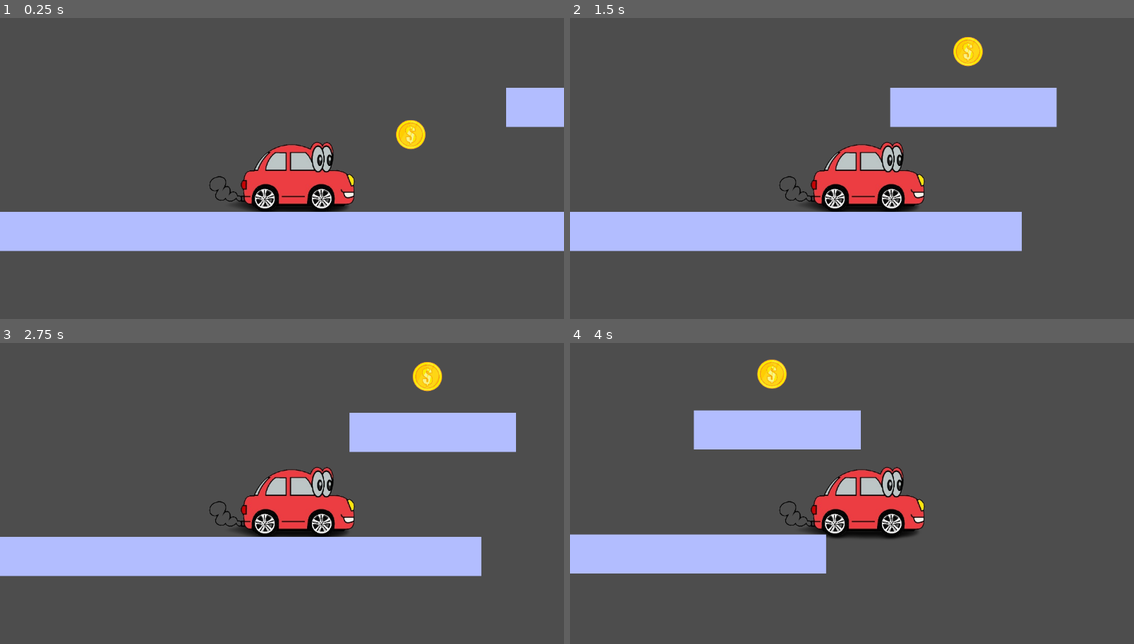
Above: before the commit, frames 1-4 (two rows, left to right).
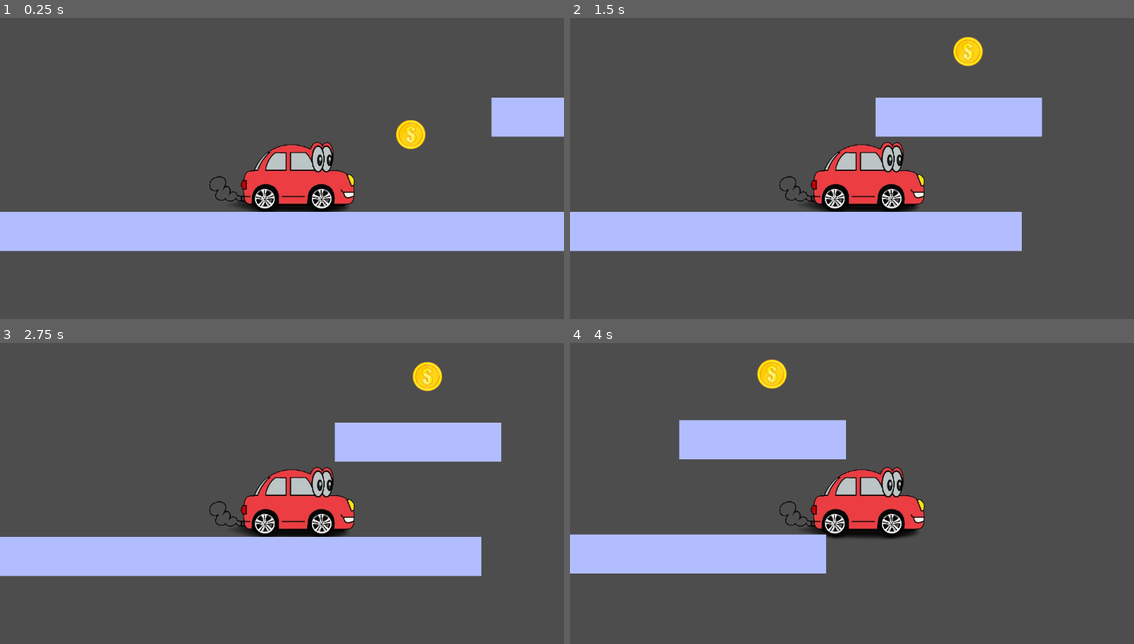
Above: after the commit, the same moments.

Repository: hgrnjkhg/joc-b-sic
Game: Godot game, scene res://nivell.tscn
Two runs of this game, one before a commit and one after it. Both use one fixed random seed, a clock stepped at 60 frames per second and the inputs below. This scene is started directly instead of the project's main scene.
Inputs:
- Up to frame 1 (0.25 s): no input
- Up to frame 2 (1.5 s): tap Enter at 0.5 s; hold Right (ui_right) from 0.53 s (still down); tap Up (ui_up) at 0.77 s
- Up to frame 3 (2.75 s): tap Up (ui_up) at 1.52 s; release Right (ui_right) at 2.03 s; hold Left (ui_left) from 2.03 s (still down)
- Up to frame 4 (4 s): release Left (ui_left) at 2.78 s; hold Right (ui_right) from 2.78 s (still down); tap Up (ui_up) at 3.02, 3.77 s

The runs differ from the first frame. In frame 1, 1.0% of the frame differs, in the area x 87-100%, y 23-40%; in frame 2, 2.5%; in frame 3, 2.5%; in frame 4, 2.5%, in the area x 19-52%, y 22-39%.

Commit message:
canvi de posiscio dels terres

Diff:
--- a/nivell.tscn
+++ b/nivell.tscn
@@ -14,10 +14,13 @@
 position = Vector2(1117, 161)
 
 [node name="detector3" parent="." instance=ExtResource("2_7itq6")]
-position = Vector2(627, -200)
+position = Vector2(485, -230)
 
 [node name="detector4" parent="." instance=ExtResource("2_7itq6")]
-position = Vector2(-3, -500)
+position = Vector2(-33, -437)
+
+[node name="detector5" parent="." instance=ExtResource("2_7itq6")]
+position = Vector2(1837, -836)
 
 [node name="CharacterBody2D" parent="." instance=ExtResource("1_ijumj")]
 position = Vector2(53, 295)
@@ -26,7 +29,7 @@
 position = Vector2(573, 527)
 
 [node name="Terra2" parent="." instance=ExtResource("3_7itq6")]
-position = Vector2(1128, 273)
+position = Vector2(1098, 293)
 scale = Vector2(0.26, 1)
 
 [node name="Terra3" parent="." instance=ExtResource("3_7itq6")]
@@ -34,19 +37,19 @@
 scale = Vector2(0.26, 1)
 
 [node name="Terra4" parent="." instance=ExtResource("3_7itq6")]
-position = Vector2(-0.999996, -89)
+position = Vector2(-46, -44)
 scale = Vector2(0.605, 1)
 
 [node name="Terra5" parent="." instance=ExtResource("3_7itq6")]
-position = Vector2(707, -466)
+position = Vector2(544, -432)
 scale = Vector2(0.605, 1)
 
 [node name="Terra6" parent="." instance=ExtResource("3_7itq6")]
-position = Vector2(1417, -654)
+position = Vector2(1311, -643)
 scale = Vector2(0.155, 1)
 
 [node name="Terra7" parent="." instance=ExtResource("3_7itq6")]
-position = Vector2(1851, -654)
+position = Vector2(1816, -643)
 scale = Vector2(0.155, 1)
 
 [node name="Terra8" parent="." instance=ExtResource("3_7itq6")]
@@ -56,6 +59,19 @@
 [node name="Terra9" parent="." instance=ExtResource("3_7itq6")]
 position = Vector2(2949, -658)
 scale = Vector2(0.44, 1)
+
+[node name="Terra10" parent="." instance=ExtResource("3_7itq6")]
+position = Vector2(3462, -407)
+scale = Vector2(0.32, 1)
+
+[node name="Terra11" parent="." instance=ExtResource("3_7itq6")]
+position = Vector2(3891, -175)
+rotation = 0.6353
+scale = Vector2(0.32, 1)
+
+[node name="Terra12" parent="." instance=ExtResource("3_7itq6")]
+position = Vector2(4331, 103)
+scale = Vector2(0.32, 1.005)
 
 [node name="Area2D" parent="." instance=ExtResource("4_v22as")]
 position = Vector2(930, 1391)
@@ -68,3 +84,6 @@
 
 [node name="Area2D4" parent="." instance=ExtResource("4_v22as")]
 position = Vector2(3462, 1372)
+
+[node name="Area2D5" parent="." instance=ExtResource("4_v22as")]
+position = Vector2(4761, 1377)
